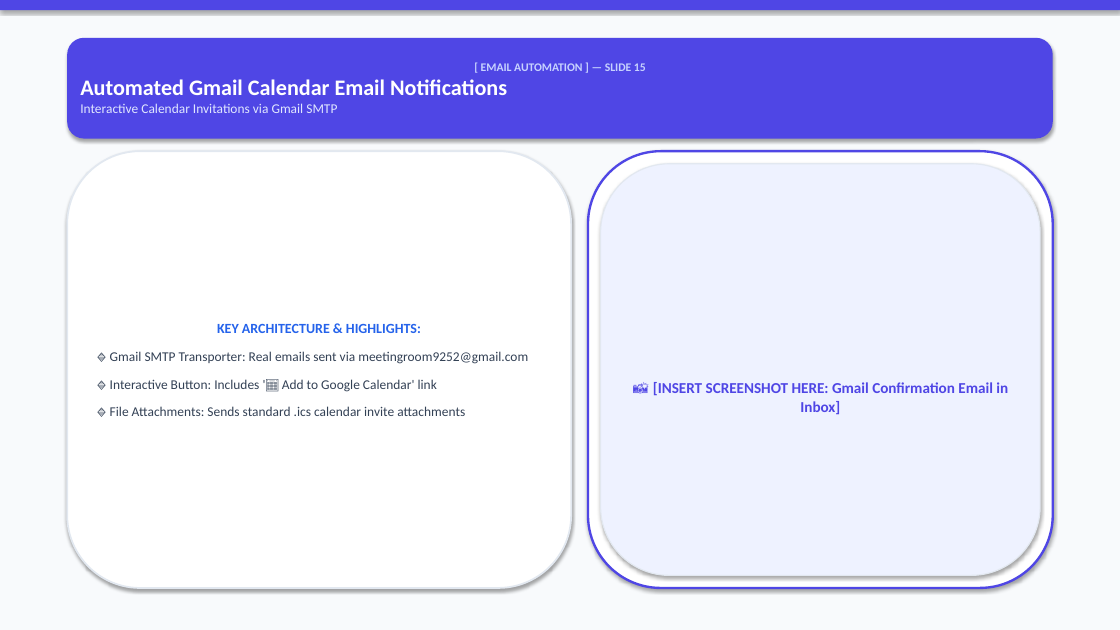
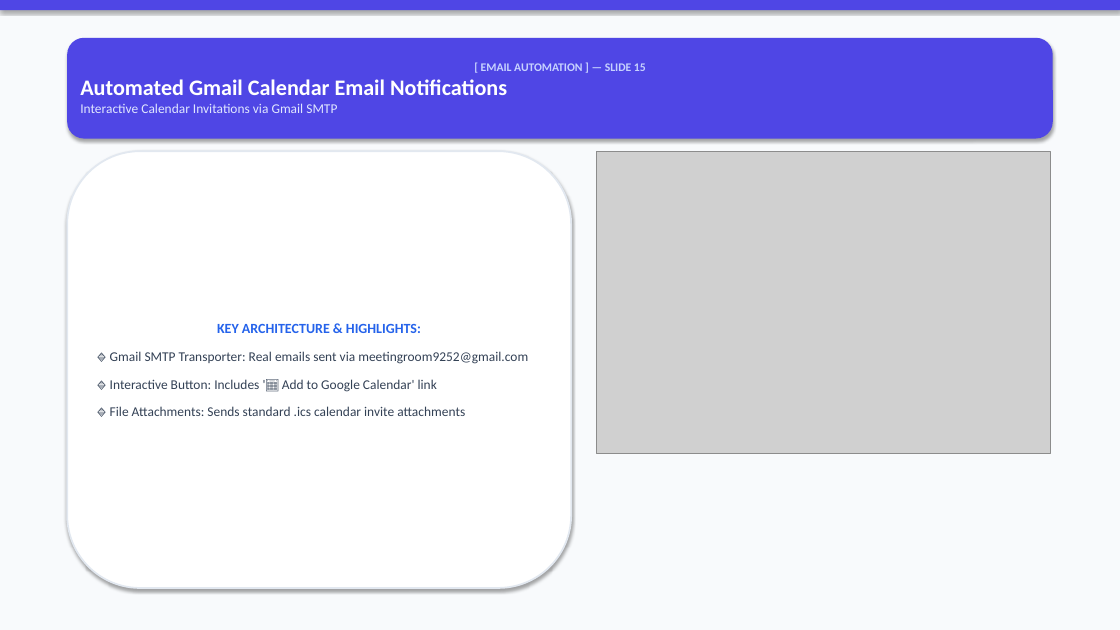
Before and after one commit to VishalMishraCSE/meeting-room-booking-system, a slide deck: slide 15 of document/PRESENTATION_DECK_SLIDES.pptx. Drawn at 1120x630 pixels with LibreOffice and Linux fonts; fonts in the diff are those of the drawing; grey boxes stand for pictures. Boxes give left, top, right and bottom in pixels: in the first picture for what was removed or moved away, otherwise in the second. Text is boxed around its words. In the diff, an @@ line names an element or a change of style, - is before the commit and + after.

Commit message:
docs: generate visual graphic cards and attach images directly onto EVERY slide (Slides 1-18) in PowerPoint deck

```diff
--- a/document/PRESENTATION_DECK_SLIDES.pptx
+++ b/document/PRESENTATION_DECK_SLIDES.pptx
@@ rounded rectangle removed at (588,151,1053,588) @@
@@ picture added at (597,151,1050,454) @@
@@ rounded rectangle removed at (601,164,1040,576) @@
-📸 [INSERT SCREENSHOT HERE: Gmail Confirmation Email in Inbox]
```
Also in this commit, not shown: 17 other slides changed, 17 other files.
